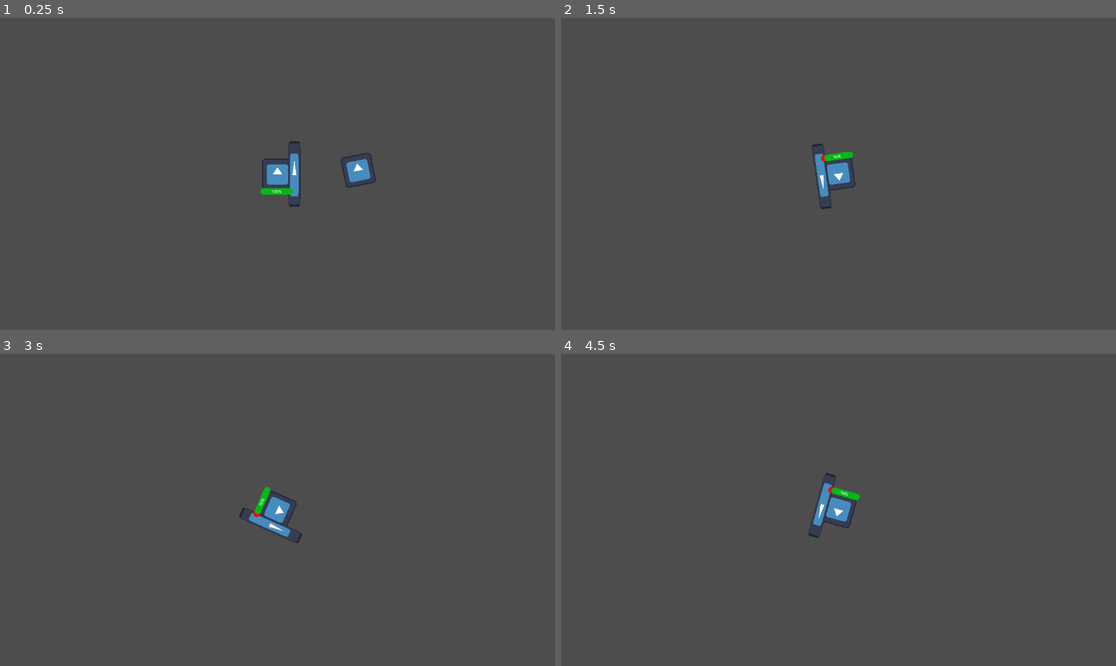
Above: before the commit, frames 1-4 (two rows, left to right).
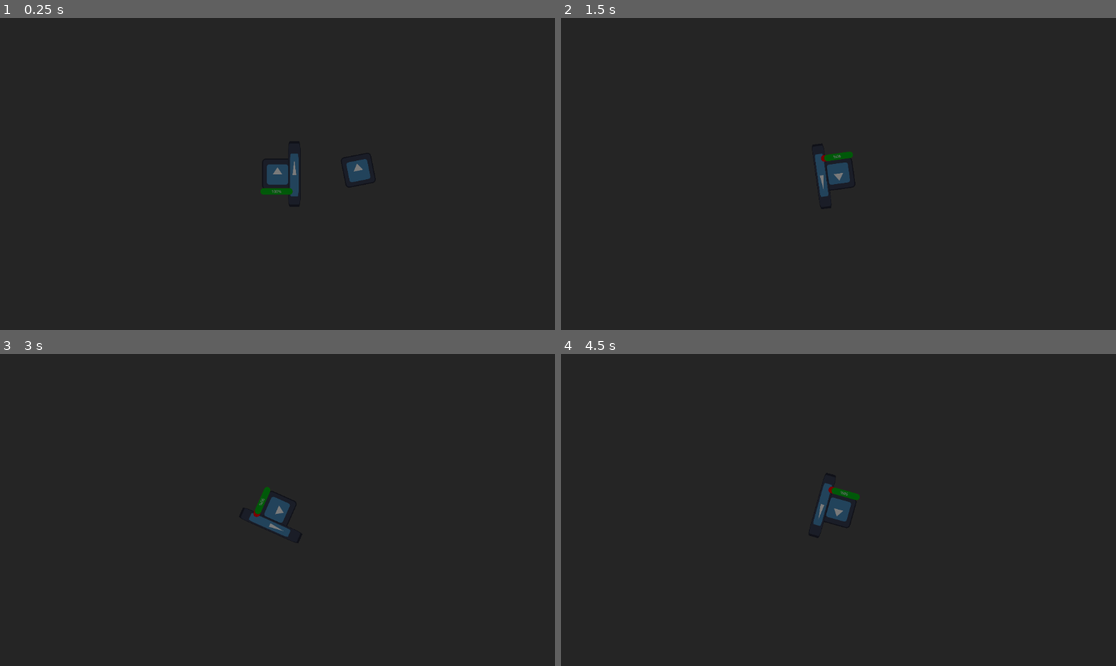
Above: after the commit, the same moments.

Repository: GavinWu42711/Campfire
Game: Godot game, scene res://Main.tscn
Same seed, same stepped clock (60 frames per second), same inputs: the game is played once before the commit and once after it. Before the commit the project has no main scene; this scene is started directly in both runs. The engine's default icon, where the game draws it, is replaced by a stand-in: a white triangle on a blue panel in a dark square.
Inputs (mouse positions are in pixels of both pictures, inside the frame that each line leads up to):
- Up to frame 1 (0.25 s): no input
- Up to frame 2 (1.5 s): move the mouse to (960, 158) at 0.52 s; click (960, 158) at 0.6 s; move the mouse to (727, 189) at 1.27 s; right-click (727, 189) at 1.35 s
- Up to frame 3 (3 s): tap Enter at 2 s; move the mouse to (333, 441) at 2.02 s; click (333, 441) at 2.1 s; tap Space at 2.75 s; move the mouse to (249, 572) at 2.77 s; right-click (249, 572) at 2.85 s
- Up to frame 4 (4.5 s): tap Enter at 3.5 s; move the mouse to (1005, 556) at 3.52 s; click (1005, 556) at 3.6 s; tap Space at 4.25 s; move the mouse to (672, 463) at 4.27 s; right-click (672, 463) at 4.35 s

The runs differ from the first frame. In frame 1, 100% of the frame differs, in the area x 0-100%, y 0-100%; in frame 2, 100%; in frame 3, 100%; in frame 4, 100%.

Commit message:
attack
attack

Diff:
--- a/campfire/Main.tscn
+++ b/campfire/Main.tscn
@@ -8,17 +8,34 @@
 [node name="CharacterBody2D" parent="." unique_id=642714803 instance=ExtResource("1_glv2v")]
 
 [node name="CanvasLayer" type="CanvasLayer" parent="CharacterBody2D" unique_id=656898556]
-visible = false
 
 [node name="ColorRect" type="ColorRect" parent="CharacterBody2D/CanvasLayer" unique_id=1844552422]
-offset_left = -379.0
-offset_top = -262.0
-offset_right = 690.0
-offset_bottom = 336.0
+offset_left = -1337.0
+offset_top = -775.0
+offset_right = 1244.0
+offset_bottom = 720.0
 color = Color(0, 0, 0, 0.52156866)
+
+[node name="Button" type="Button" parent="CharacterBody2D/CanvasLayer/ColorRect" unique_id=1144625424]
+layout_mode = 0
+offset_right = 8.0
+offset_bottom = 8.0
+
+[node name="Button2" type="Button" parent="CharacterBody2D/CanvasLayer/ColorRect" unique_id=1509777989]
+layout_mode = 0
+offset_right = 8.0
+offset_bottom = 8.0
+
+[node name="Button3" type="Button" parent="CharacterBody2D/CanvasLayer/ColorRect" unique_id=1450955905]
+layout_mode = 1
+anchors_preset = -1
+anchor_right = 0.11400001
+anchor_bottom = 0.141
+offset_right = -286.234
+offset_bottom = -202.795
+theme_override_font_sizes/font_size = 73
+text = "Tentacles"
 
 [node name="CharacterBody2D2" parent="." unique_id=26514473 instance=ExtResource("2_uu6xs")]
 position = Vector2(338, 9)
-enemy_attack_damage = 10
-max_health = 100
 i_frame_length = 1.0
--- a/campfire/Scenes/Enemy.tscn
+++ b/campfire/Scenes/Enemy.tscn
@@ -17,6 +17,7 @@
 rotation_speed = 45.0
 enemy_hitbox = NodePath("CollisionShape2D")
 enemy_attack_hitbox = NodePath("Area2D")
+i_frame_length = 100.0
 follow_distance = 50
 
 [node name="CollisionShape2D" type="CollisionShape2D" parent="." unique_id=1062647774]
--- a/campfire/Scenes/Player.tscn
+++ b/campfire/Scenes/Player.tscn
@@ -44,7 +44,8 @@
 
 [node name="Spikes" parent="." unique_id=954835427 instance=ExtResource("4_5ixxa")]
 visible = false
-scale = Vector2(1.506, 1.5)
+z_index = -1
+collision_layer = 0
 monitoring = false
 monitorable = false
 
--- a/campfire/Scenes/Spikes.tscn
+++ b/campfire/Scenes/Spikes.tscn
@@ -7,6 +7,7 @@
 radius = 68.18358
 
 [node name="Area2D" type="Area2D" unique_id=79731013]
+scale = Vector2(1.875, 1.875)
 script = ExtResource("1_vo256")
 
 [node name="Sprite2D" type="Sprite2D" parent="." unique_id=2130536545]
@@ -15,4 +16,4 @@
 [node name="CollisionShape2D" type="CollisionShape2D" parent="." unique_id=255091381]
 shape = SubResource("CircleShape2D_fxa1p")
 
-[connection signal="area_entered" from="." to="." method="_on_area_entered"]
+[connection signal="body_entered" from="." to="." method="_on_body_entered"]
--- a/campfire/Scenes/Tentacles.tscn
+++ b/campfire/Scenes/Tentacles.tscn
@@ -15,5 +15,3 @@
 
 [node name="CollisionShape2D" type="CollisionShape2D" parent="." unique_id=255091381]
 shape = SubResource("CircleShape2D_fxa1p")
-
-[connection signal="body_entered" from="." to="." method="_on_body_entered"]
--- a/campfire/Scenes/glutton.gd
+++ b/campfire/Scenes/glutton.gd
@@ -4,12 +4,12 @@
 var can_attack = true
 var damage = 15
 
-func _on_area_entered(body) -> void:
-	if can_attack && body is Enemy:
-		for i in get_overlapping_bodies():
+func _physics_process(delta: float) -> void:
+	for body in get_overlapping_bodies():
+		if can_attack && body is Enemy:
 			body.take_damage_signal.emit(damage)
-	can_attack = false
-	attack_cd()
+			can_attack = false
+			attack_cd()
 
 func attack_cd():
 	await get_tree().create_timer(attackspeed).timeout
--- a/campfire/Scripts/Enemy_Class.gd
+++ b/campfire/Scripts/Enemy_Class.gd
@@ -88,7 +88,7 @@
 
 #Makes the enemy take damage
 func take_damage(damage:int):
-	print("taking damage")
+	#print("taking damage")
 	if can_take_damage and alive:
 		#Start i-frame
 		can_take_damage = false
--- a/campfire/Scripts/spikes.gd
+++ b/campfire/Scripts/spikes.gd
@@ -1,17 +1,19 @@
 extends Area2D
 
-var attackspeed = 1
+@onready var spikes_area: Area2D = $"."
+
+var attackspeed = 1.5
 var can_attack = true
 var damage = 5
-var spikes = 1
-
-func _on_area_entered(body) -> void:
-	if can_attack && body is Enemy:
-		for i in get_overlapping_bodies():
-			body.take_damage_signal.emit(damage * spikes)
-	can_attack = false
-	attack_cd()
+var spikes = 2
 
 func attack_cd():
 	await get_tree().create_timer(attackspeed).timeout
 	can_attack = true
+
+func _physics_process(delta: float) -> void:
+	for body in get_overlapping_bodies():
+		if can_attack && body is Enemy:
+			body.take_damage_signal.emit(damage * spikes)
+			can_attack = false
+			attack_cd()
--- a/campfire/Scripts/tentacles.gd
+++ b/campfire/Scripts/tentacles.gd
@@ -3,33 +3,14 @@
 var can_attack = true
 var damage = 3
 var tentacles = 1
-var bodies = 0
-var attacking = false
-@onready var tentacle_area: Area2D = $"."
-
-func _physics_process(delta: float) -> void:
-	pass
 
 func attack_cd():
 	await get_tree().create_timer(attackspeed).timeout
 	can_attack = true
 
-func _on_body_entered(body: Node2D) -> void:
-	attacking = true
-	print("body entered")
-	print(can_attack)
-	if can_attack && body is Enemy:
-		print("body detected")
-		while(attacking):
-			print("attacking")
-			for i in get_overlapping_bodies():
-				for j in tentacles:
-					body.take_damage_signal.emit(damage)
-					await get_tree().create_timer(0.2).timeout
-					print("dealing damage")
-			bodies = tentacle_area.get_overlapping_bodies()
-			if bodies.size() == 1:
-				attacking = false
-			print(bodies.size())
-	can_attack = false
-	attack_cd()
+func _physics_process(delta: float) -> void:
+	for body in get_overlapping_bodies():
+		if can_attack && body is Enemy:
+			body.take_damage_signal.emit(damage * tentacles)
+			can_attack = false
+			attack_cd()
--- a/campfire/project.godot
+++ b/campfire/project.godot
@@ -11,6 +11,7 @@
 [application]
 
 config/name="Campfire"
+run/main_scene="uid://bv0et8ndjqwyt"
 config/features=PackedStringArray("4.6", "Mobile")
 config/icon="res://Assets/icon.svg"
 
